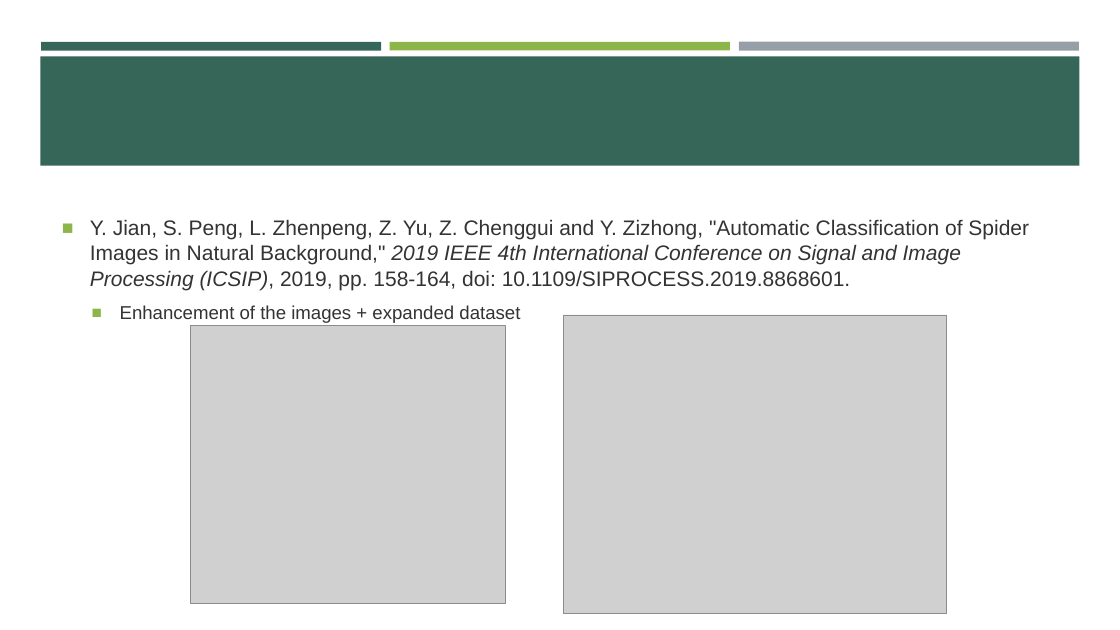
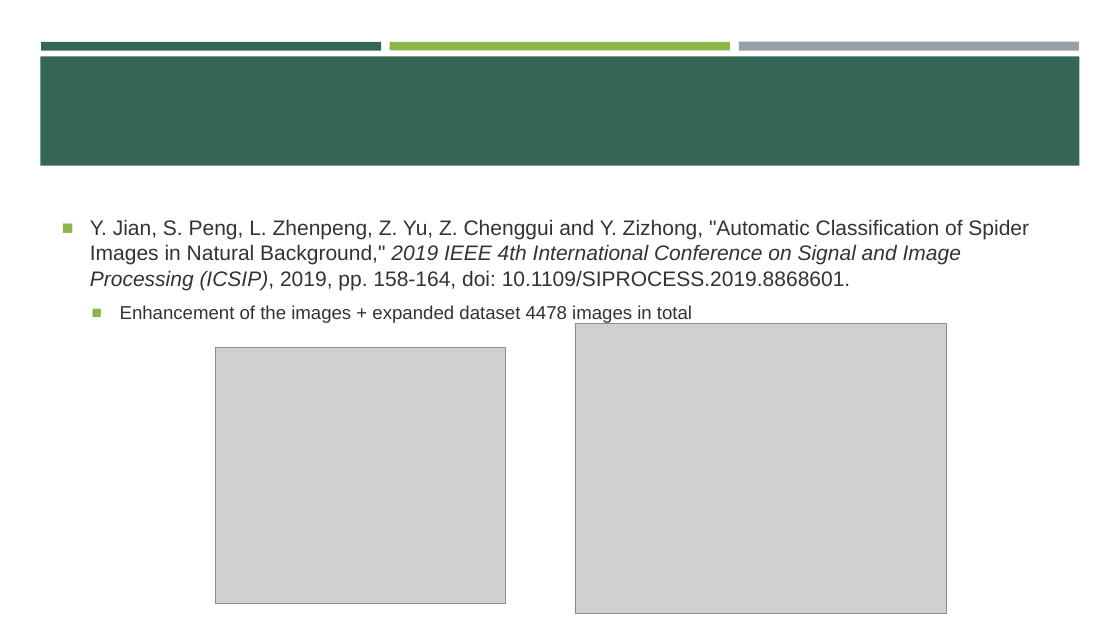
Before and after one commit to ErickaBermudez/spider-classification, a slide deck: slide 6 of docs/01 Project Presentation.pptx. Drawn at 1120x630 pixels with LibreOffice and Linux fonts; fonts in the diff are those of the drawing; grey boxes stand for pictures. Boxes give left, top, right and bottom in pixels: in the first picture for what was removed or moved away, otherwise in the second. Text is boxed around its words. In the diff, an @@ line names an element or a change of style, - is before the commit and + after.

```diff
--- a/docs/01 Project Presentation.pptx
+++ b/docs/01 Project Presentation.pptx
@@ text at bbox=[120, 305, 692, 324]: text changed @@
-  ■ Enhancement of the images + expanded dataset
+  ■ Enhancement of the images + expanded dataset 4478 images in total
@@ picture: place and size @@
-picture at bbox=[564, 315, 948, 614]
+picture at bbox=[575, 324, 947, 614]
@@ picture: place and size @@
-picture at bbox=[191, 326, 506, 604]
+picture at bbox=[215, 348, 505, 604]
```
Also in this commit, not shown: 3 other slides changed, 1 slide added, 1 slide removed, 2 other files.
